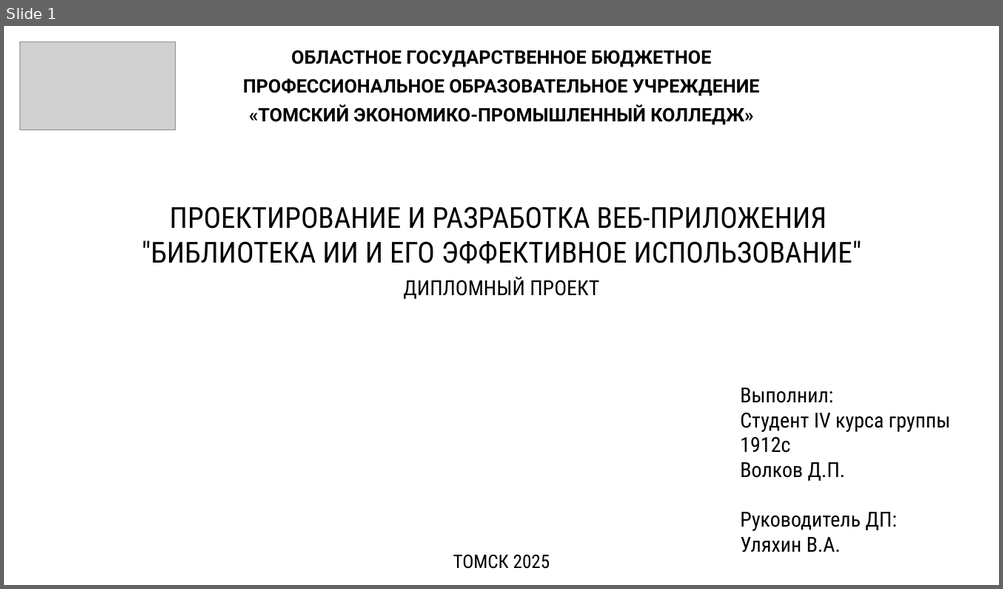
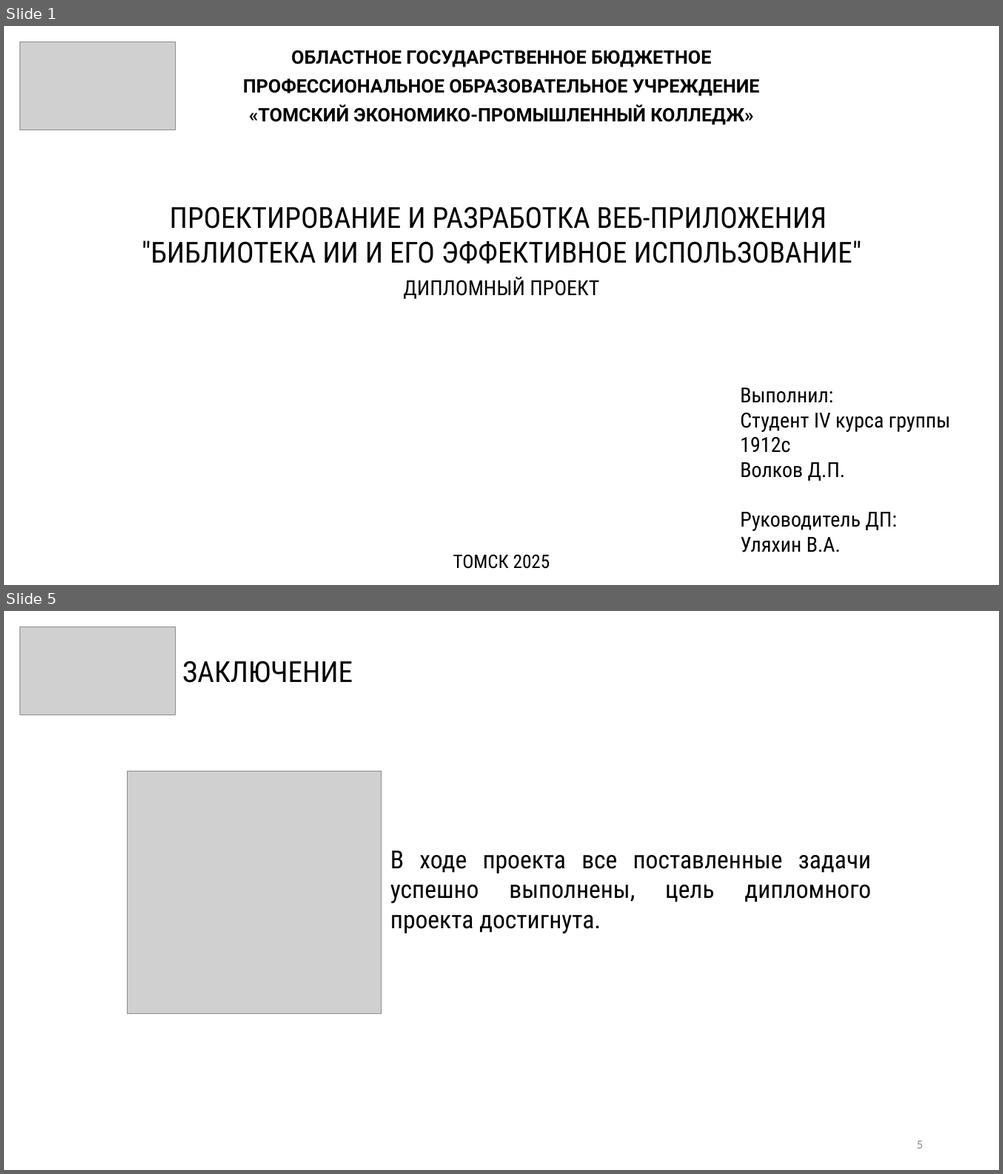
Before and after one commit to VARD0V/library-project.ru, a slide deck: public/assets/documents/диплом/Волков Диплом.pptx. Shown one above the other, each under a label of ours: slide 1 before the commit, slides 1 and 5 after it; the slides between them are not shown. The pictures are 1003x589 and 1003x1174 pixels, drawn with LibreOffice and Linux fonts; fonts in the diff are those of the drawing; grey boxes stand for pictures; background and template pictures are left out. Boxes give left, top, right and bottom in pixels: in the first picture for what was removed or moved away, otherwise in the second. Text is boxed around its words. In the diff, an @@ line names an element or a change of style, - is before the commit and + after.

```diff
--- a/public/assets/documents/диплом/Волков Диплом.pptx
+++ b/public/assets/documents/диплом/Волков Диплом.pptx
@@ slide 5 added at box(4, 611, 999, 1170), background #FFFFFF @@
@@ picture added at box(20, 627, 96, 670) @@
@@ picture added at box(20, 627, 175, 715) @@
@@ text added at box(182, 661, 353, 683), 28 pt, text #000000 @@
+ЗАКЛЮЧЕНИЕ
@@ picture added at box(127, 772, 381, 1014) @@
@@ text added at box(390, 851, 871, 934), 24 pt, text #000000 @@
+В ходе проекта все поставленные задачи успешно выполнены, цель дипломного проекта достигнута.
@@ page number added at box(916, 1141, 922, 1149), 12 pt, text #8C8C8C @@
+5
```
Also in this commit, not shown: 3 slides changed, 1 other slide added, 4 other files.
